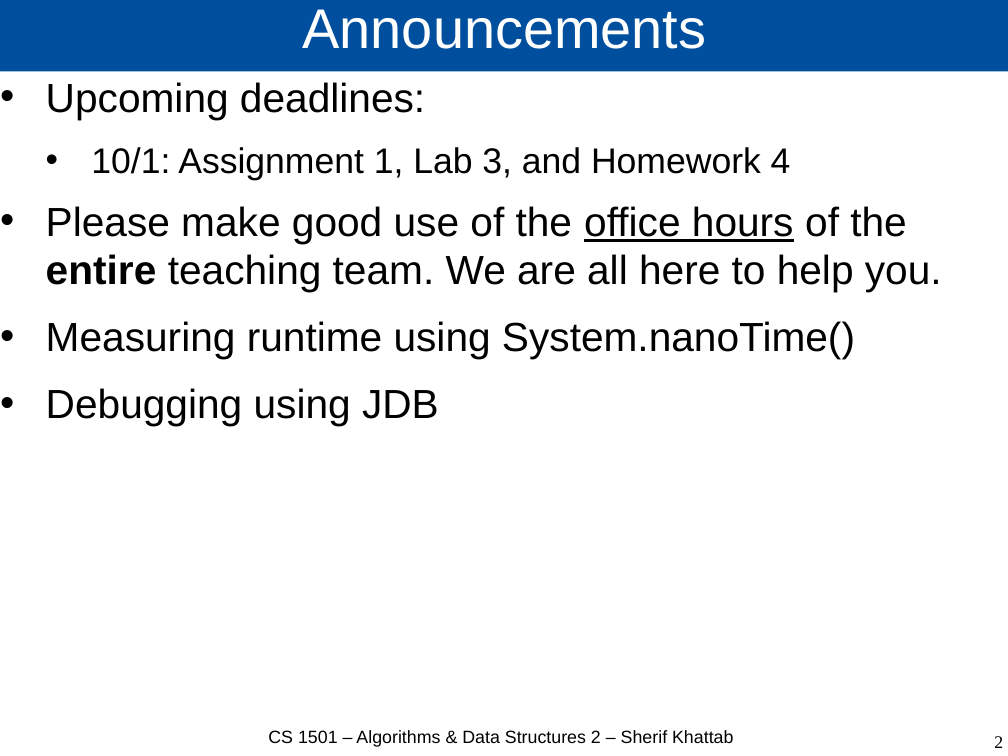
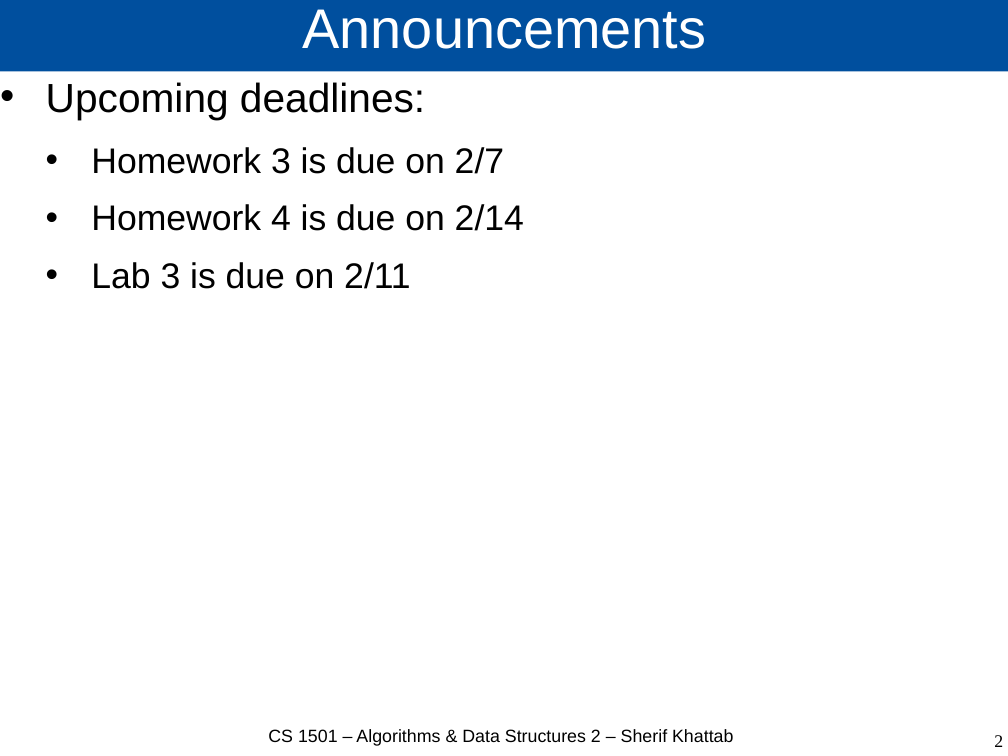
Before and after one commit to cs1501-2224/handouts, a slide deck: slide 2 of DraftSlides/Lecture7.pptx. Drawn at 1008x756 pixels with LibreOffice and Linux fonts; fonts in the diff are those of the drawing. Boxes give left, top, right and bottom in pixels: in the first picture for what was removed or moved away, otherwise in the second. Text is boxed around its words. In the diff, an @@ line names an element or a change of style, - is before the commit and + after.

```diff
--- a/DraftSlides/Lecture7.pptx
+++ b/DraftSlides/Lecture7.pptx
@@ text at (x1=91, y1=147, x2=524, y2=289): text changed; size 32 to 28 pt @@
-  • 10/1: Assignment 1, Lab 3, and Homework 4
-• Please make good use of the office hours of the entire teaching team. We are all here to help you.
-• Measuring runtime using System.nanoTime()
-• Debugging using JDB
+  • Homework 3 is due on 2/7
+  • Homework 4 is due on 2/14
+  • Lab 3 is due on 2/11
```
Also in this commit, not shown: 8 other slides changed, 6 slides added, 1 slide removed, 8 other files.
